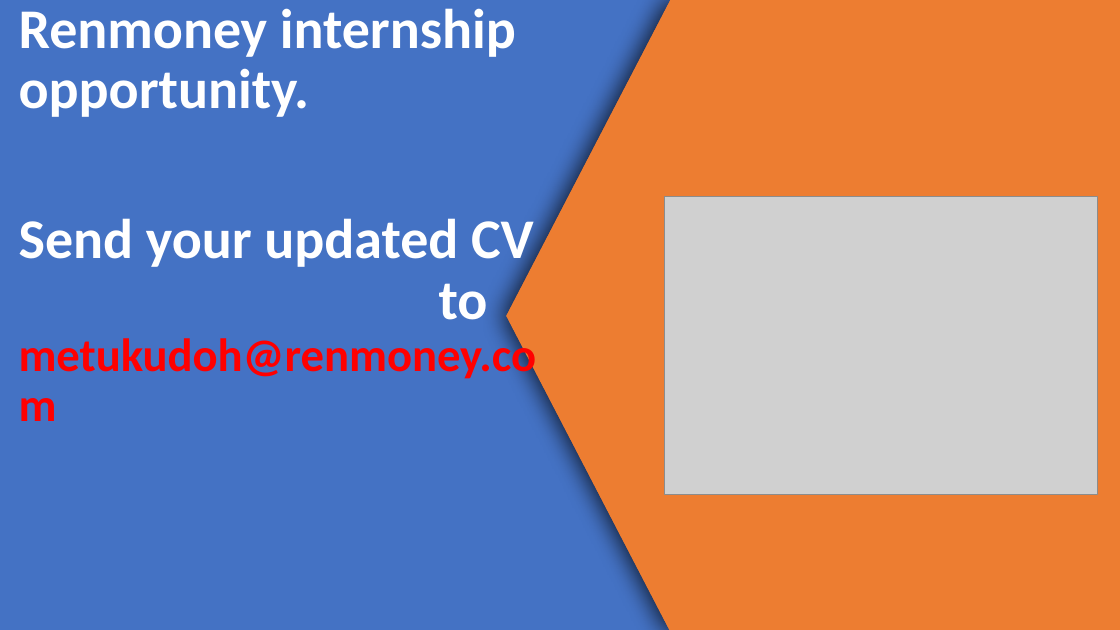
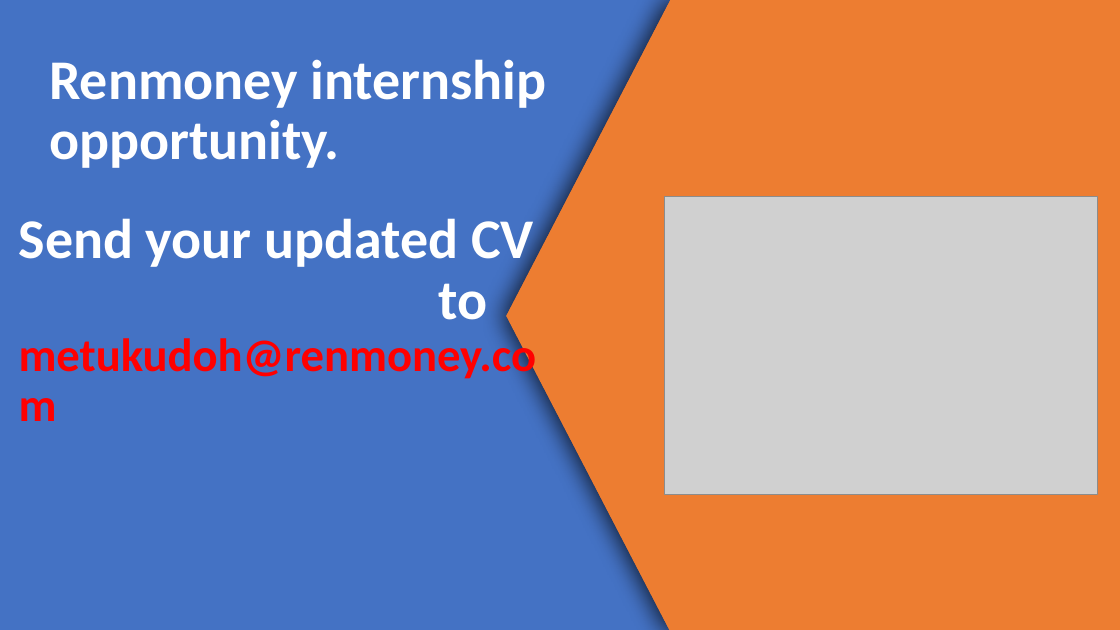
Before and after one commit to DataScienceNigeria/AIBootcamp-2019, a slide deck: slide 5 of Announcement.pptx (slide 4 before the commit). Drawn at 1120x630 pixels with LibreOffice and Linux fonts; fonts in the diff are those of the drawing; grey boxes stand for pictures; background and template pictures are left out. Boxes give left, top, right and bottom in pixels: in the first picture for what was removed or moved away, otherwise in the second. Text is boxed around its words. In the diff, an @@ line names an element or a change of style, - is before the commit and + after.

```diff
--- a/Announcement.pptx
+++ b/Announcement.pptx
@@ text "Renmoney internship opportunity." moved from (x1=19, y1=8, x2=516, y2=117) to (x1=49, y1=59, x2=546, y2=168) @@
```
Also in this commit, not shown: 1 slide added.
